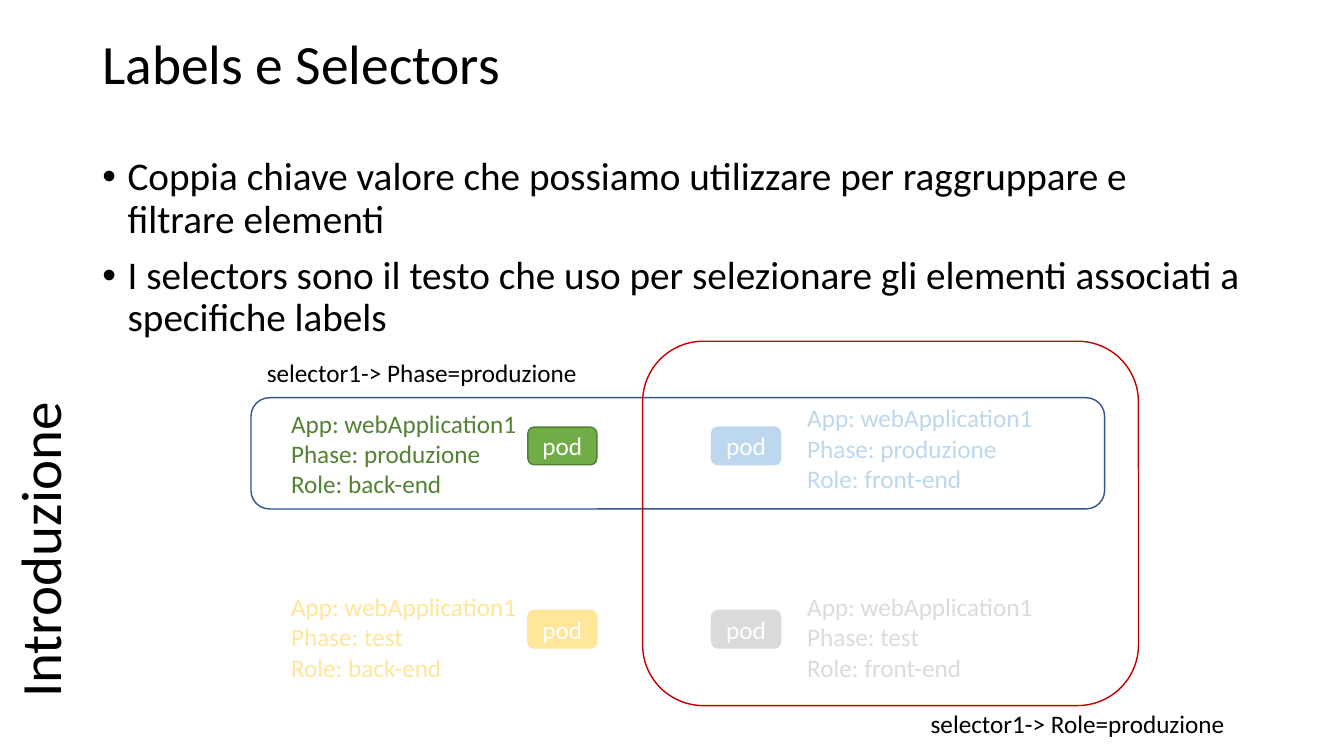
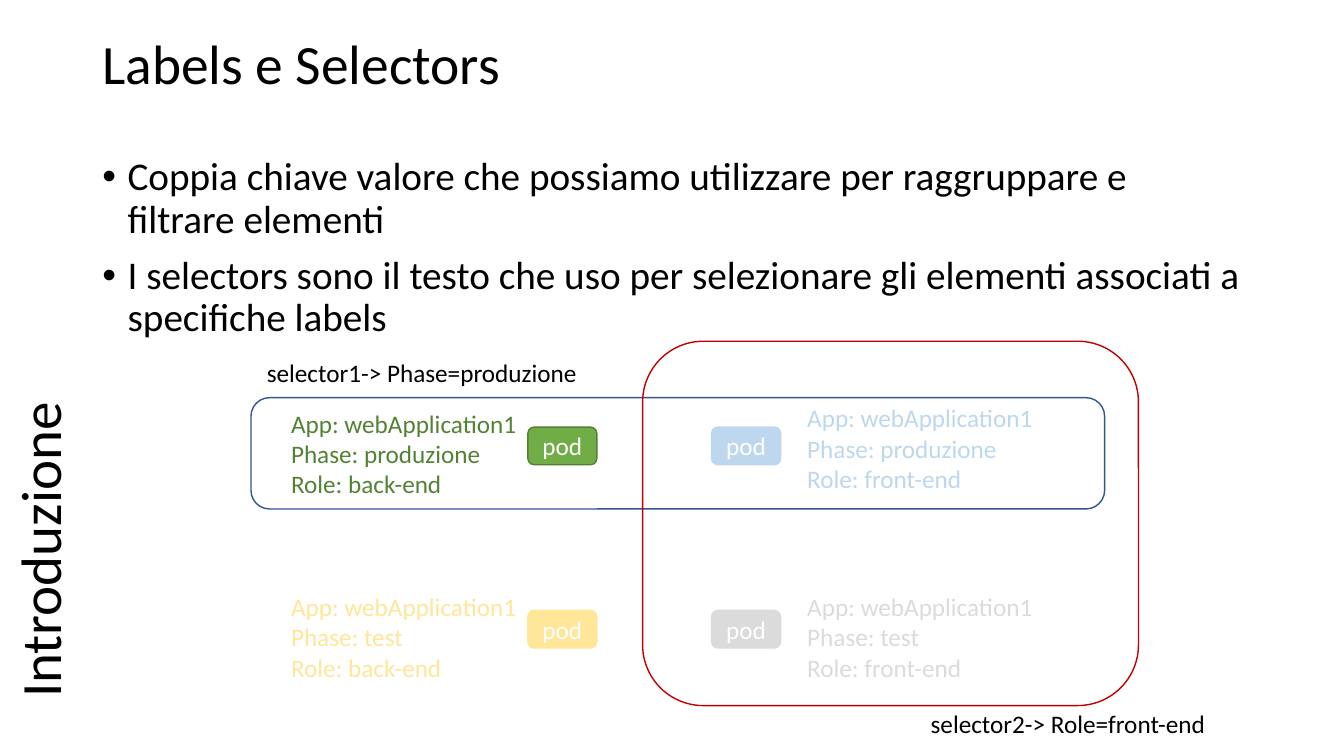
Before and after one commit to scastagnoli/academySisal, a slide deck: slide 12 of kubernetes.pptx. Drawn at 1344x756 pixels with LibreOffice and Linux fonts; fonts in the diff are those of the drawing. Boxes give left, top, right and bottom in pixels: in the first picture for what was removed or moved away, otherwise in the second. Text is boxed around its words. In the diff, an @@ line names an element or a change of style, - is before the commit and + after.

```diff
--- a/kubernetes.pptx
+++ b/kubernetes.pptx
@@ text at (931,715,1205,734): text changed @@
-selector1-> Role=produzione
+selector2-> Role=front-end
```
Also in this commit, not shown: 8 other slides changed, 1 slide added.
